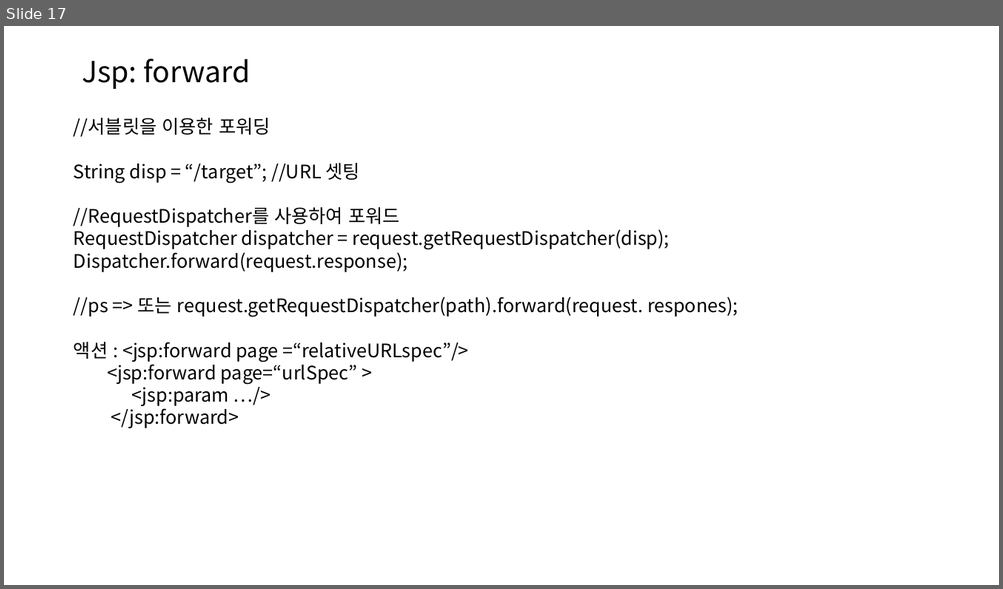
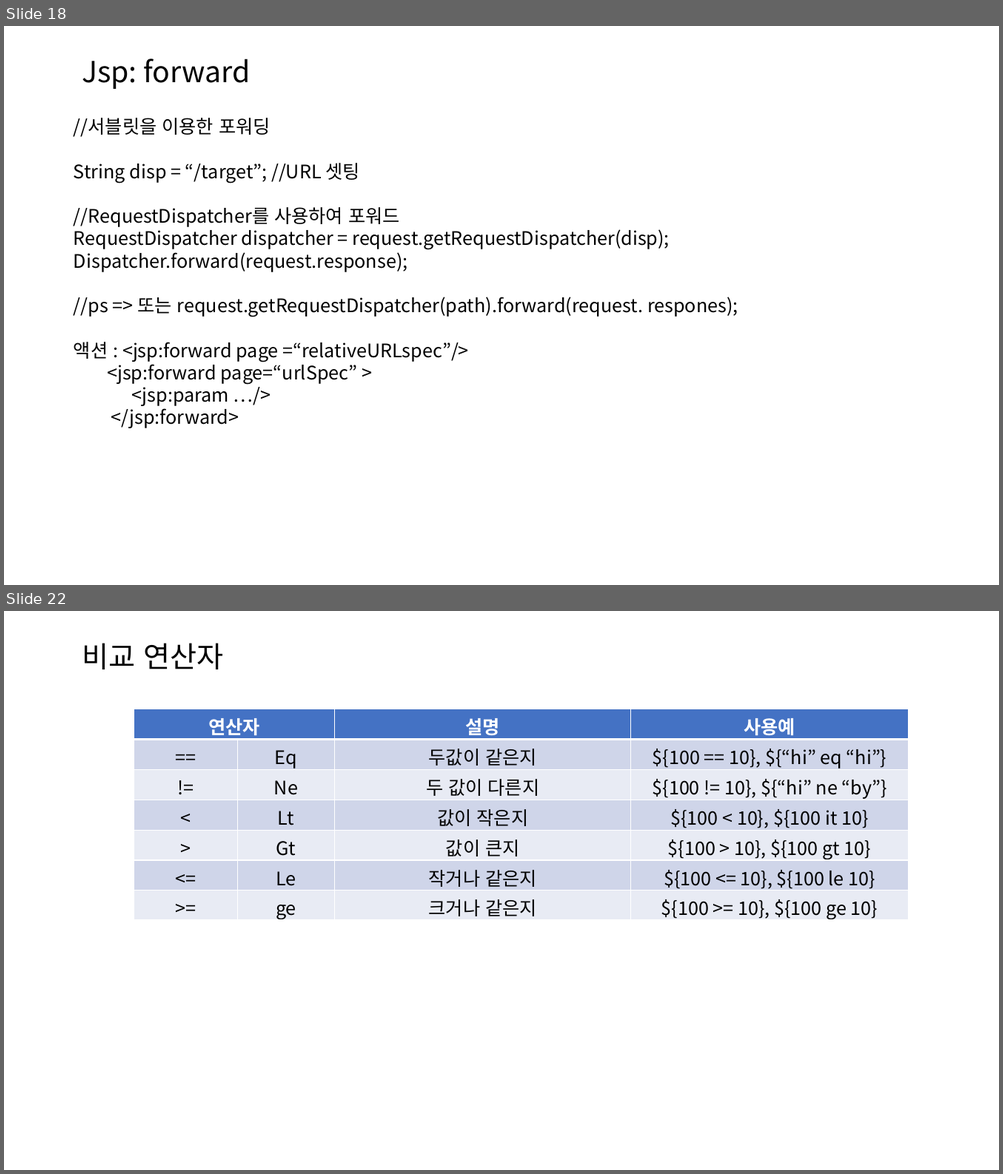
Before and after one commit to ChaeKyungChul/Document.File, a slide deck: 문서/자바/2024-03-06 java.pptx. Shown one above the other, each under a label of ours: slide 17 before the commit, slides 18 and 22 after it; the slides between them are not shown. The pictures are 1003x589 and 1003x1174 pixels, drawn with LibreOffice and Linux fonts; fonts in the diff are those of the drawing. Boxes give left, top, right and bottom in pixels: in the first picture for what was removed or moved away, otherwise in the second. Text is boxed around its words. In the diff, an @@ line names an element or a change of style, - is before the commit and + after.

```diff
--- a/문서/자바/2024-03-06 java.pptx
+++ b/문서/자바/2024-03-06 java.pptx
@@ slide 22 added at bbox=[4, 611, 999, 1170], background #FFFFFF @@
@@ text added at bbox=[82, 643, 223, 669], 28 pt, text #000000 @@
+비교 연산자
@@ table added at bbox=[134, 709, 908, 923], 7 rows, 4 columns @@
+연산자 |  | 설명 | 사용예
+== | Eq | 두값이 같은지 | ${100 == 10}, ${“hi” eq “hi”}
+!= | Ne | 두 값이 다른지 | ${100 != 10}, ${“hi” ne “by”}
+< | Lt | 값이 작은지 | ${100 < 10}, ${100 it 10}
+> | Gt | 값이 큰지 | ${100 > 10}, ${100 gt 10}
+<= | Le | 작거나 같은지 | ${100 <= 10}, ${100 le 10}
+>= | ge | 크거나 같은지 | ${100 >= 10}, ${100 ge 10}
@@ what was slide 17 is now slide 18 @@
```
Also in this commit, not shown: 11 other slides added, 2 slides removed, 20 other files.
